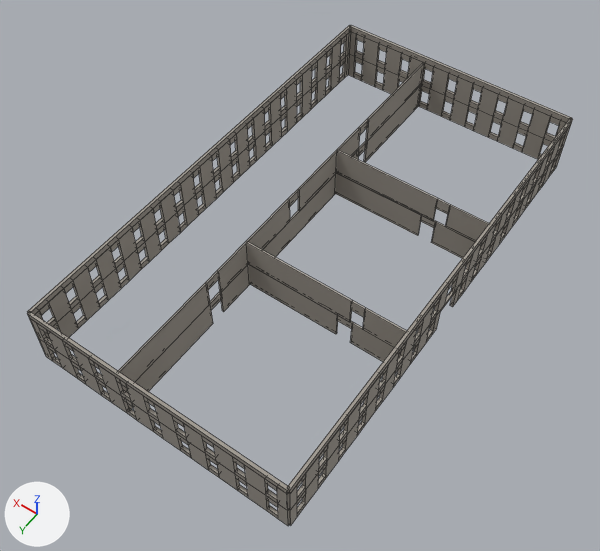
The FBX model Blender/Cikti/UE_Aktarim/SM_Malikane_Duvarlar.fbx as it was, and as the next commit left it.
Before and after are seen from a 50 mm lens placed at (-6.8, 74.4, 105.5), pointed at (40.0, 8.9, 2.6). The axes (+X, +Y, +Z) are drawn at lower left. The lights are the same throughout. The older version comes first. Mesh edges are drawn as thin lines.

The scene before the commit, as lines of its bpy script (objects in view):
```python
me_malikane_duvarlar = bpy.data.meshes.new('Malikane_Duvarlar')
me_malikane_duvarlar.from_pydata(...)  # 1652 vertices, 1969 faces; spans x 17.7..62.2, y -38.3..42.2, z 1.5..12.5
me_malikane_duvarlar.materials.append(mat_m_mansionwall)  # grey #a29b93
ob_malikane_duvarlar = bpy.data.objects.new('Malikane_Duvarlar', me_malikane_duvarlar)
ob_malikane_duvarlar.location = (0.0, 0.0, 0.0)
```
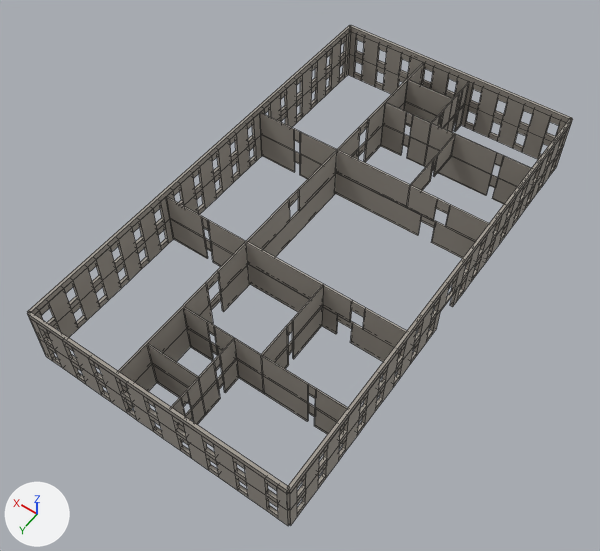
Scene script edits in JSON lines:
```json
{"block": "me_malikane_duvarlar", "where": "# used by ob_malikane_duvarlar; location = (0.0, 0.0, 0.0)"}
{"op": "remove", "block": "me_malikane_duvarlar", "code": "me_malikane_duvarlar.from_pydata(...)  # 1652 vertices, 1969 faces; spans x 17.7..62.2, y -38.3..42.2, z 1.5..12.5"}
{"op": "add", "block": "me_malikane_duvarlar", "code": "me_malikane_duvarlar.from_pydata(...)  # 2000 vertices, 2339 faces; spans x 17.7..62.2, y -38.3..42.2, z 1.5..12.5"}
{"block": "me_malikane_duvarlar", "change": "me_malikane_duvarlar part 1: 148 vertices added at x 18.2..45.8, y 14.0..41.8, z 1.5..11.5"}
{"block": "me_malikane_duvarlar", "change": "me_malikane_duvarlar part 2: 136 vertices added at x 18.2..45.8, y -37.8..-10.0, z 1.5..11.5"}
{"block": "me_malikane_duvarlar", "change": "me_malikane_duvarlar part 3: 32 vertices added at x 46.2..61.8, y 13.9..14.1, z 1.5..11.5"}
{"block": "me_malikane_duvarlar", "change": "me_malikane_duvarlar part 4: 32 vertices added at x 46.2..61.8, y -10.1..-9.9, z 1.5..11.5"}
```

Pixel boxes (x1, y1, x2, y2) of what changed, in the pictures (600 x 551 px):
```json
{"part": 1, "of": "me_malikane_duvarlar", "change": "added", "after": [147, 285, 347, 442]}
{"part": 2, "of": "me_malikane_duvarlar", "change": "added", "after": [381, 79, 531, 204]}
{"part": 3, "of": "me_malikane_duvarlar", "change": "added", "after": [166, 196, 246, 267]}
{"part": 4, "of": "me_malikane_duvarlar", "change": "added", "after": [260, 112, 337, 179]}
```
